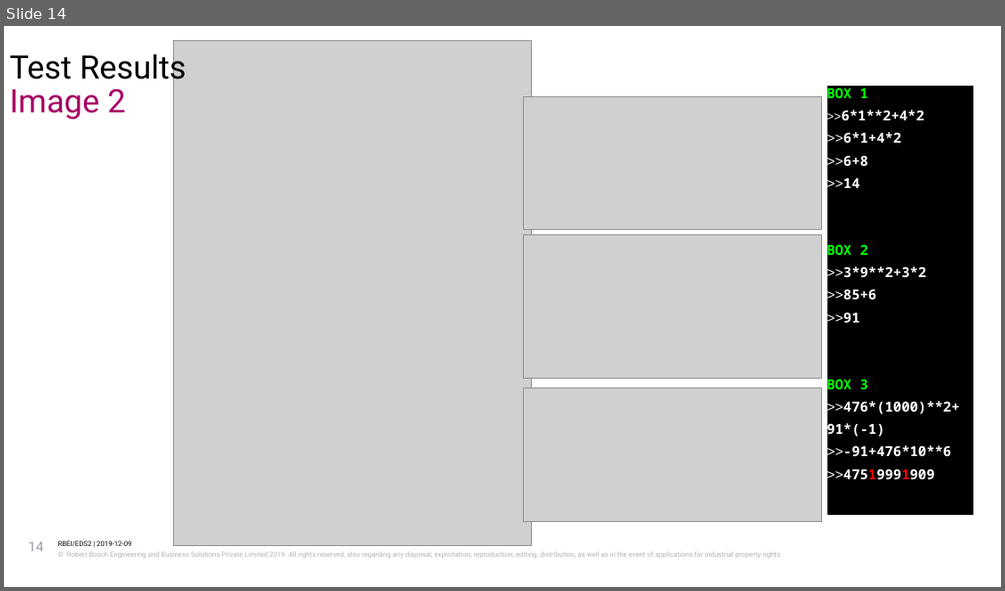
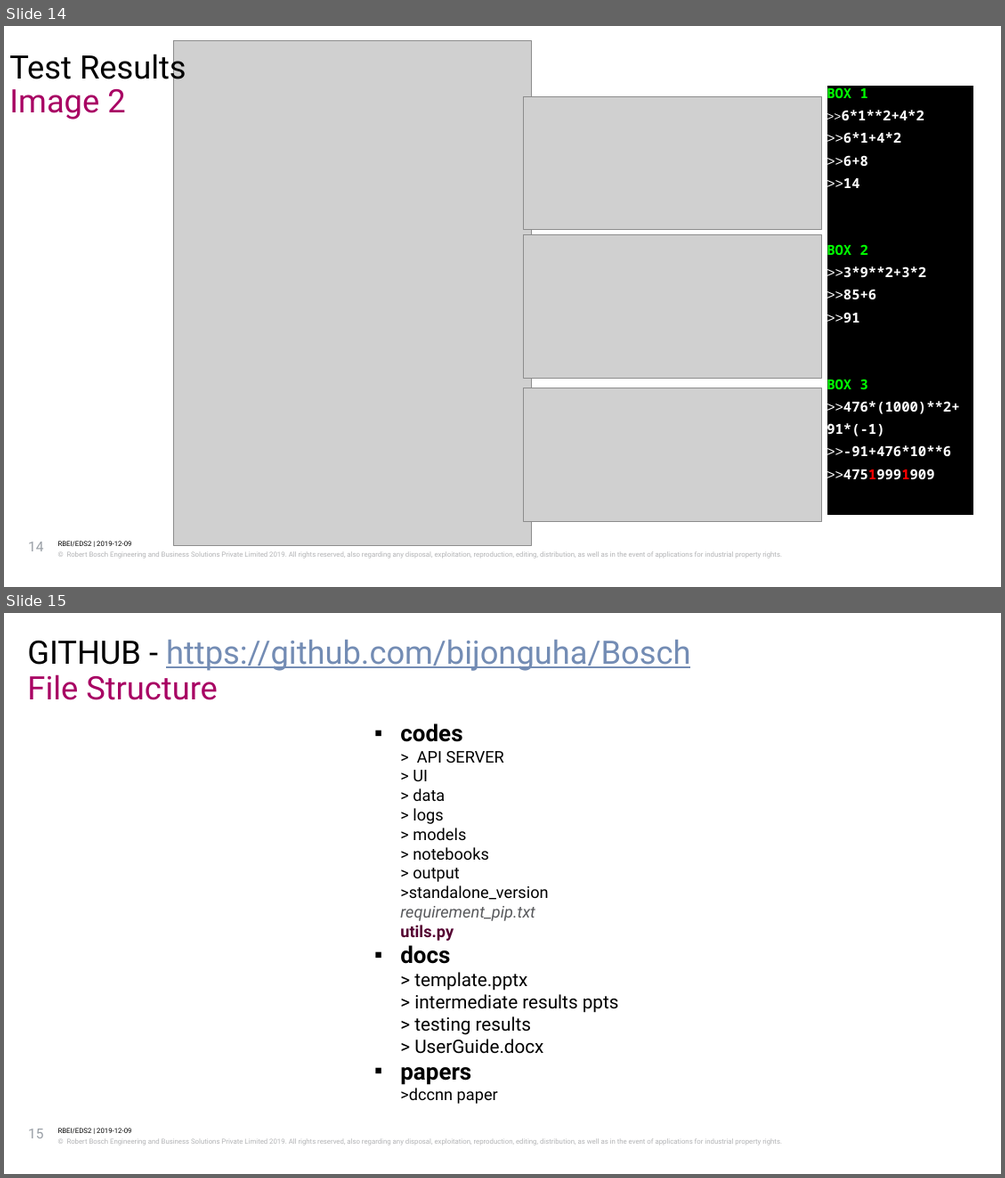
Before and after one commit to bijonguha/Bosch, a slide deck: intel_ocr/docs/Intel_Final_Delivery.pptx. Shown one above the other, each under a label of ours: slide 14 before the commit, slides 14 and 15 after it. The pictures are 1005x591 and 1005x1178 pixels, drawn with LibreOffice and Linux fonts; fonts in the diff are those of the drawing; grey boxes stand for pictures; background and template pictures are left out. Boxes give left, top, right and bottom in pixels: in the first picture for what was removed or moved away, otherwise in the second. Text is boxed around its words. In the diff, an @@ line names an element or a change of style, - is before the commit and + after.

Commit message:
git structure added in ppt

```diff
--- a/intel_ocr/docs/Intel_Final_Delivery.pptx
+++ b/intel_ocr/docs/Intel_Final_Delivery.pptx
@@ slide 15 added at [4,613,1001,1174], background #FFFFFF; not listed: 2 template elements that a slide beside it also shows @@
@@ text added at [27,640,690,671], 28 pt, text #738CB4, underline @@
+GITHUB - https://github.com/bijonguha/Bosch
@@ title added at [27,669,218,700], 28 pt, text #A80163 @@
+File Structure
@@ text added at [400,723,619,1103], 14 pt, text #000000 @@
+▪ codes
+  > API SERVER
+  > UI
+  > data
+  > logs
+  > models
+  > notebooks
+  > output
+  >standalone_version
+  requirement_pip.txt
+  utils.py
+▪ docs
+  > template.pptx
+  > intermediate results ppts
+  > testing results
+  > UserGuide.docx
+▪ papers
+  >dccnn paper
@@ page number added at [28,1128,43,1138], 12 pt, text #999FA6 @@
+15
```
